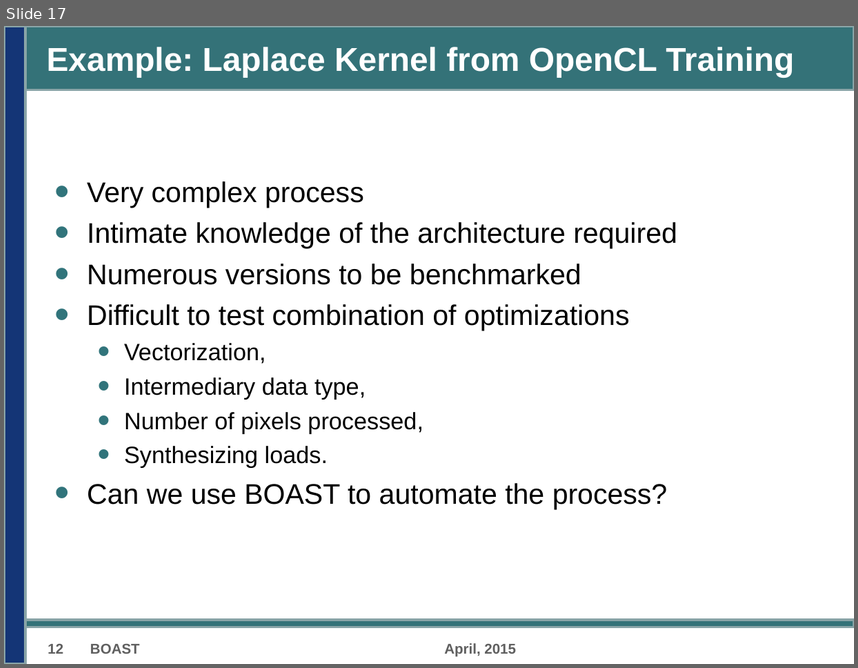
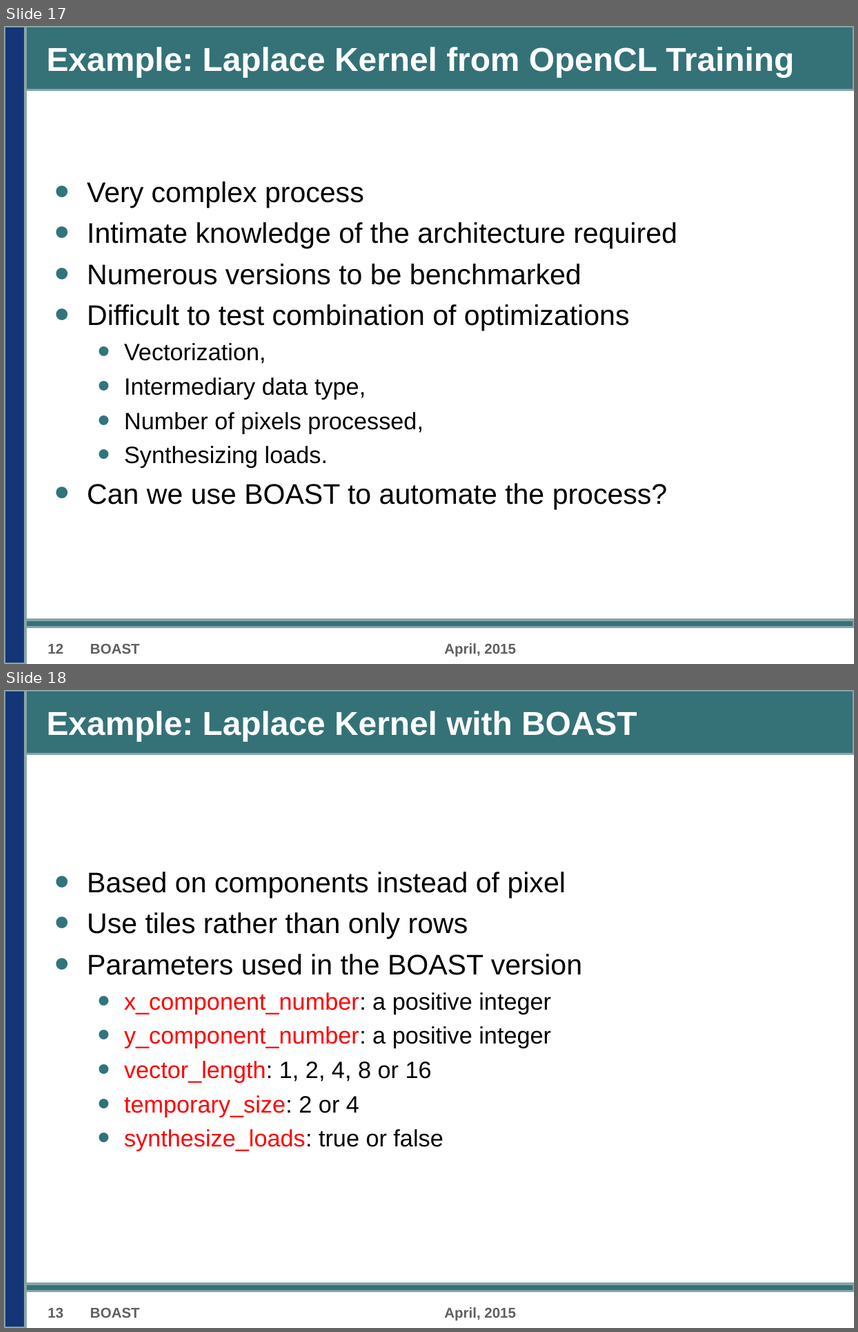
Before and after one commit to Nanosim-LIG/boast-lig, a slide deck: Paper/D5.5/D5.5.odp. Shown one above the other, each under a label of ours: slide 17 before the commit, slides 17 and 18 after it. The pictures are 858x668 and 858x1332 pixels, drawn with LibreOffice and Linux fonts; fonts in the diff are those of the drawing; background and template pictures are left out. Boxes give left, top, right and bottom in pixels: in the first picture for what was removed or moved away, otherwise in the second. Text is boxed around its words. In the diff, an @@ line names an element or a change of style, - is before the commit and + after.

```diff
--- a/Paper/D5.5/D5.5.odp
+++ b/Paper/D5.5/D5.5.odp
@@ slide 18 added at (x1=4, y1=690, x2=854, y2=1328), background #FFFFFF; not listed: 3 template elements that a slide beside it also shows @@
@@ title added at (x1=47, y1=711, x2=637, y2=741), 28 pt, text #FFFFFF, bold @@
+Example: Laplace Kernel with BOAST
@@ text added at (x1=87, y1=871, x2=582, y2=1151), 20 pt, text #000000 @@
+• Based on components instead of pixel
+• Use tiles rather than only rows
+• Parameters used in the BOAST version
+  • x_component_number: a positive integer
+  • y_component_number: a positive integer
+  • vector_length: 1, 2, 4, 8 or 16
+  • temporary_size: 2 or 4
+  • synthesize_loads: true or false
@@ text added at (x1=47, y1=1307, x2=63, y2=1317), 12 pt, text #5F5F5F, bold @@
+13
@@ text added at (x1=90, y1=1307, x2=140, y2=1317), 12 pt, text #5F5F5F, bold @@
+BOAST
@@ text added at (x1=444, y1=1307, x2=516, y2=1321), 12 pt, text #5F5F5F, bold @@
+April, 2015
```
Also in this commit, not shown: 3 other slides added, 3 other files.
